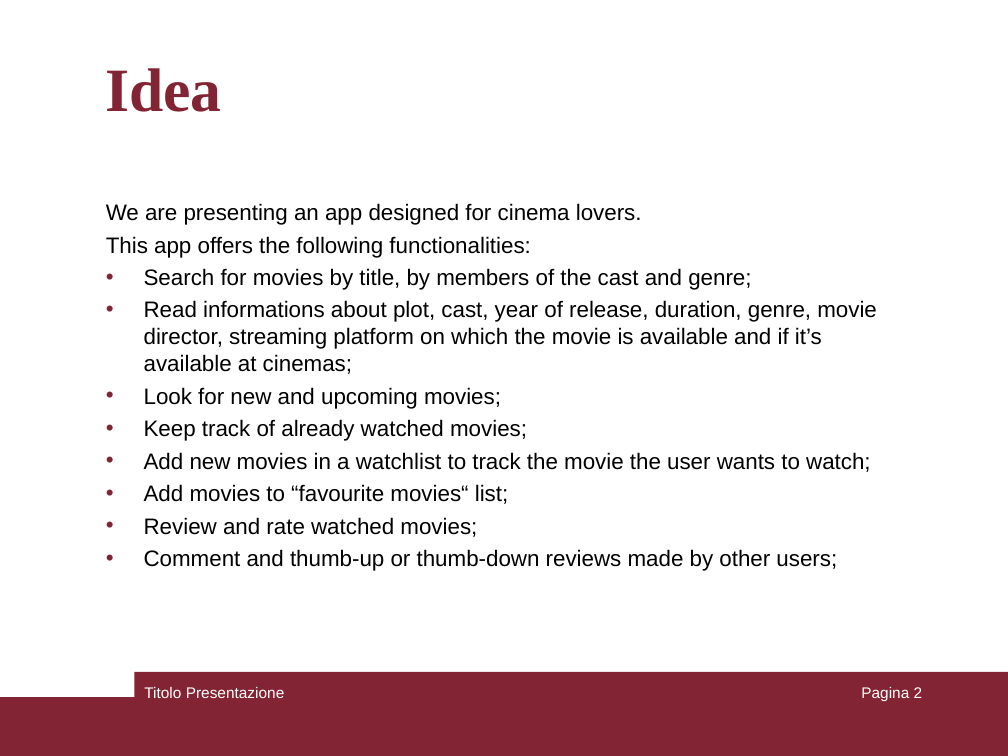
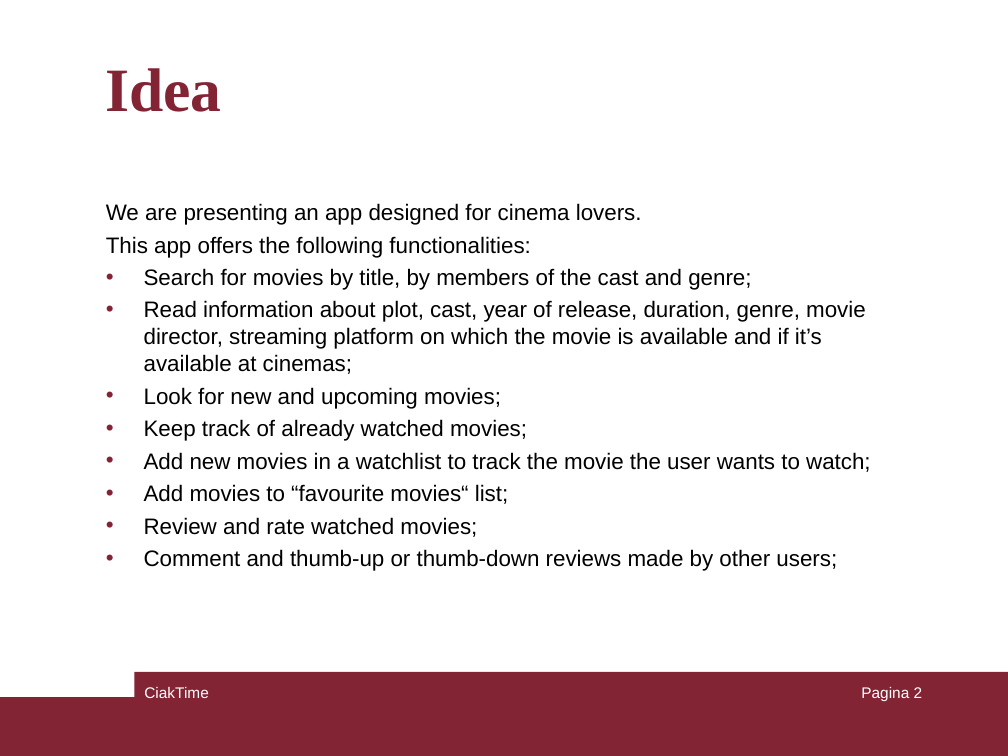
Before and after one commit to mauroficorella/Human-Computer-Interaction, a slide deck: slide 2 of Documentazione/presentazione.ppt. Drawn at 1008x756 pixels with LibreOffice and Linux fonts; fonts in the diff are those of the drawing. Boxes give left, top, right and bottom in pixels: in the first picture for what was removed or moved away, otherwise in the second. Text is boxed around its words. In the diff, an @@ line names an element or a change of style, - is before the commit and + after.

```diff
--- a/Documentazione/presentazione.ppt
+++ b/Documentazione/presentazione.ppt
@@ text at <box>144,300,866,374</box>: text changed @@
-• Read informations about plot, cast, year of release, duration, genre, movie director, streaming platform on which the movie is available and if it’s available at cinemas;
+• Read information about plot, cast, year of release, duration, genre, movie director, streaming platform on which the movie is available and if it’s available at cinemas;
@@ text at <box>144,687,209,698</box>: text changed @@
-Titolo Presentazione
+CiakTime
```
Also in this commit, not shown: 4 other slides changed, 2 slides added, 1 other file.
